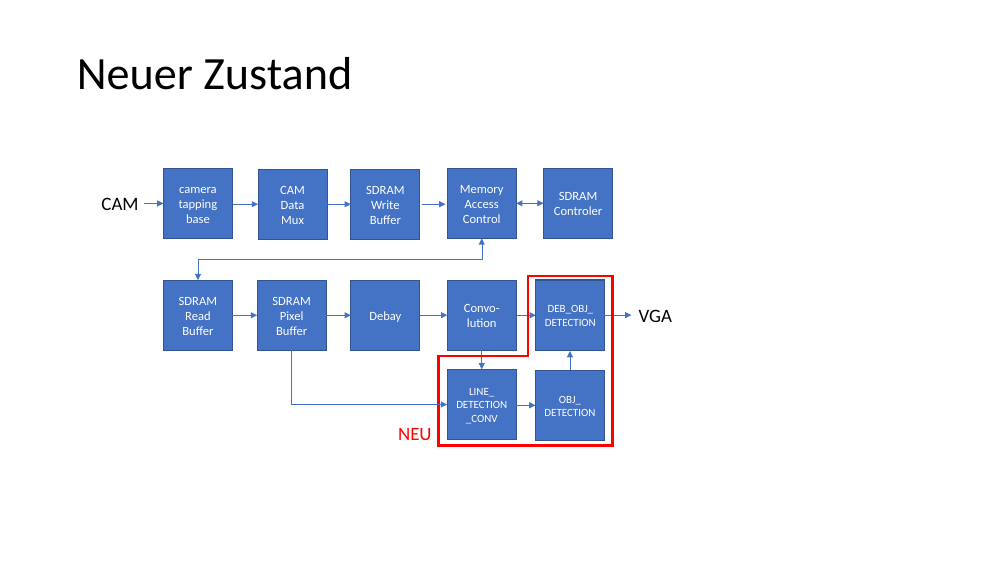
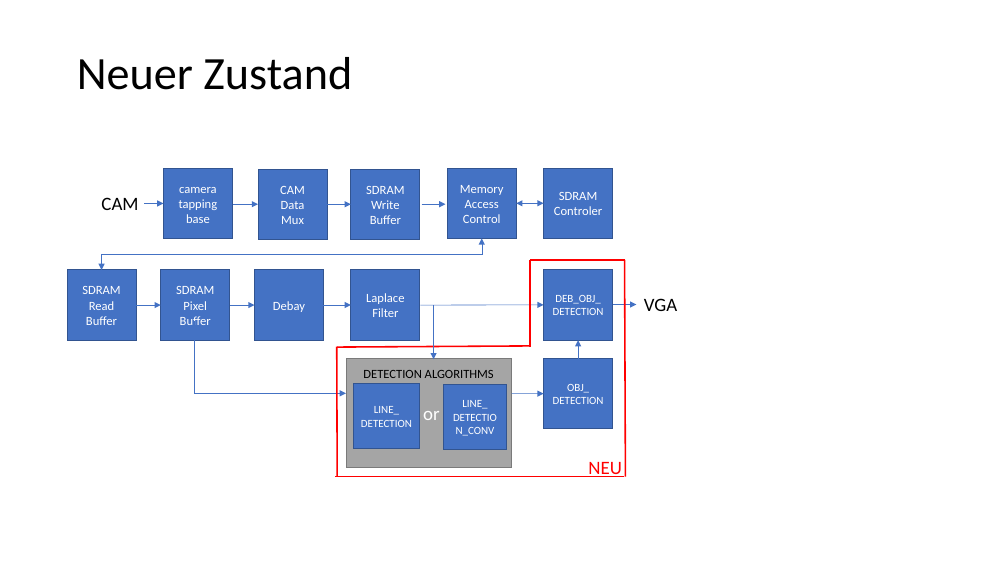
Before and after one commit to Chriss95De/Bachelors-Thesis-VHDL-Pattern-Detection, a slide deck: slide 6 of Dokumentation/Stand Oster/Grafiken.pptx (slide 5 before the commit). Drawn at 1008x567 pixels with LibreOffice and Linux fonts; fonts in the diff are those of the drawing. Boxes give left, top, right and bottom in pixels: in the first picture for what was removed or moved away, otherwise in the second. Text is boxed around its words. In the diff, an @@ line names an element or a change of style, - is before the commit and + after.

Commit message:
overworked current fixes, not done yet
Changing all the graphics for conv module and altering the structure of the doc slightly

```diff
--- a/Dokumentation/Stand Oster/Grafiken.pptx
+++ b/Dokumentation/Stand Oster/Grafiken.pptx
@@ elbow double arrow moved from (482, 238) - (198, 281) to (482, 238) - (101, 270) @@
@@ line added from (530, 260) to (530, 347), #FF0000 1.5 pt @@
@@ line added from (530, 260) to (625, 260), #FF0000 1.5 pt @@
@@ line added from (625, 260) to (625, 477), #FF0000 1.5 pt @@
@@ 4 rectangles, 3 arrows moved together from (x1=163, y1=281, x2=516, y2=351) to (x1=67, y1=270, x2=420, y2=340) @@
@@ text in rectangle at (x1=366, y1=293, x2=404, y2=317): text changed @@
-Convo-lution
+Laplace
+Filter
@@ corner removed at (x1=439, y1=276, x2=613, y2=445) @@
@@ text "VGA" moved from (x1=639, y1=309, x2=672, y2=322) to (x1=644, y1=298, x2=677, y2=311) @@
@@ elbow arrow moved from (292, 350) - (448, 405) to (194, 321) - (346, 393) @@
@@ arrow moved from (517, 315) - (536, 315) to (420, 306) - (544, 305) @@
@@ arrow moved from (482, 350) - (482, 370) to (434, 306) - (434, 359) @@
@@ 2 arrows, 1 rectangle moved together from (x1=536, y1=280, x2=631, y2=371) to (x1=544, y1=270, x2=637, y2=358) @@
@@ line added from (337, 477) to (337, 347), #FF0000 1.5 pt @@
@@ line added from (530, 346) to (337, 347), #FF0000 1.5 pt @@
@@ rectangle added at (x1=347, y1=358, x2=512, y2=468), fill #A5A5A5, outline #7A7A7A 1 pt, 18 pt, text #FFFFFF @@
+or
@@ rectangle "OBJ_" moved from (x1=535, y1=371, x2=604, y2=441) to (x1=544, y1=358, x2=613, y2=429) @@
@@ rectangle "LINE_ DETECTION" resized from (x1=448, y1=370, x2=516, y2=440) to (x1=353, y1=383, x2=420, y2=448) @@
@@ text added at (x1=363, y1=370, x2=494, y2=378), 12 pt, text #000000 @@
+DETECTION ALGORITHMS
@@ rectangle added at (x1=444, y1=384, x2=507, y2=449), fill #4472C4, outline #325491 1 pt, 10.5 pt, text #FFFFFF @@
+LINE_
+DETECTION_CONV
@@ text in rectangle at (x1=361, y1=406, x2=412, y2=427): text changed @@
-LINE_
-DETECTION_CONV
+LINE_
+DETECTION
@@ arrow moved from (516, 405) - (535, 405) to (512, 394) - (544, 394) @@
@@ line added from (625, 477) to (335, 477), #FF0000 1.5 pt @@
@@ text "NEU" moved from (x1=398, y1=428, x2=432, y2=440) to (x1=588, y1=462, x2=622, y2=477) @@
```
Also in this commit, not shown: 2 other slides changed, 1 slide added, 13 other files.
